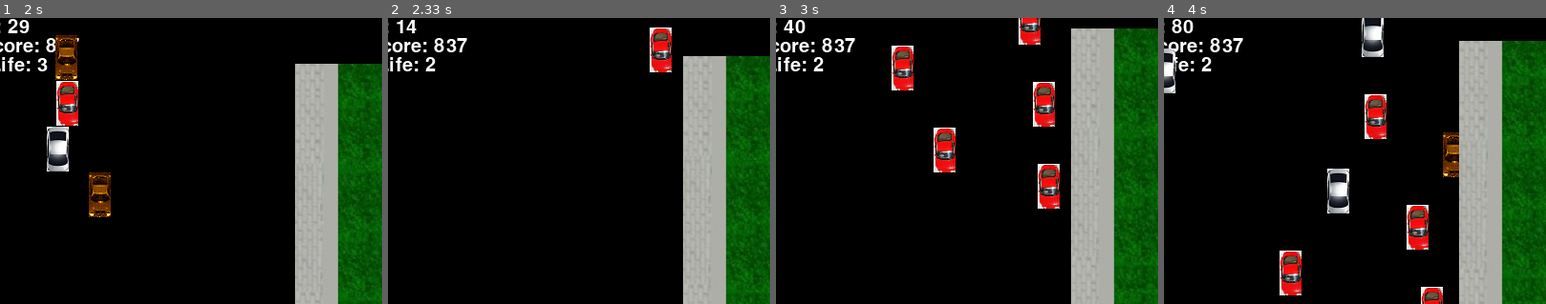
Above: before the commit, frames 1-4 (left to right).
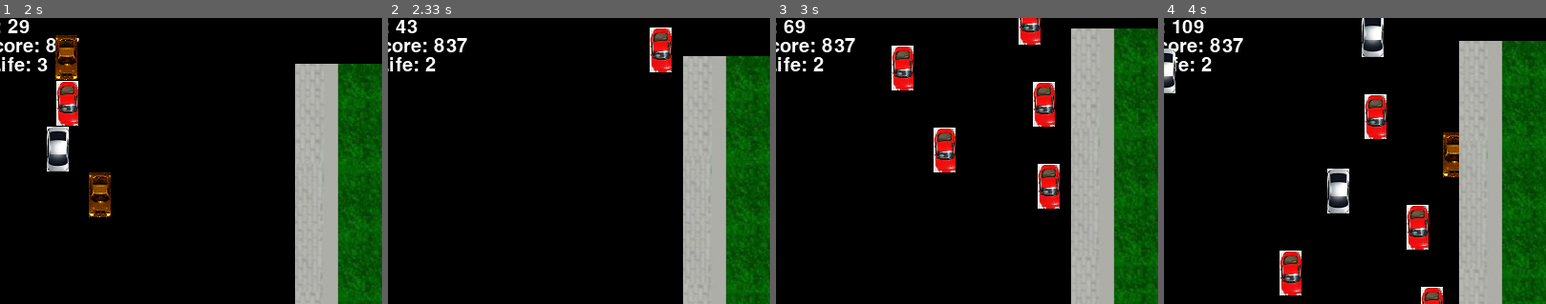
Above: after the commit, the same moments.

Repository: MatheshSuresh/pygame
Game: pygame game, started from Car-race-game-master/game.py
Same seed, same stepped clock (60 frames per second), same inputs: the game is played once before the commit and once after it. The source is Python 2; it was converted automatically to run under Python 3.
Inputs:
- Up to frame 1 (2 s): tap Space at 0.33 s; hold Right 0.67-1.13 s
- Up to frame 2 (2.33 s): hold Left from 2 s (still down); tap Z at 2.07 s; tap X at 2.15 s
- Up to frame 3 (3 s): tap Z at 2.37, 2.63, 2.97 s; release Left at 2.53 s; hold Down 2.57-2.87 s; hold Left from 2.9 s (still down)
- Up to frame 4 (4 s): tap Z at 3.27, 3.4, 3.8 s; release Left at 3.3 s; hold Up 3.33-3.7 s; tap X at 3.48 s; hold Right from 3.73 s (still down)
The pictures show only the part of the screen within x 24-74%, y 0-50%; the shares and areas given below are measured in that part.

Frame 1 is identical in both runs. In frame 2, 0.2% of the frame differs, in the area x 2-8%, y 0-6%; in frame 3, 0.1%; in frame 4, 0.3%, in the area x 2-11%, y 0-6%.

Commit message:
Update game.py

Diff:
--- a/Car-race-game-master/game.py
+++ b/Car-race-game-master/game.py
@@ -84,7 +84,8 @@
 while (count>0):
     # start of the game
     baddies = []
-    score = 0
+    if(count==3):
+	    score=0
     playerRect.topleft = (WINDOWWIDTH / 2, WINDOWHEIGHT - 50)
     moveLeft = moveRight = moveUp = moveDown = False
     reverseCheat = slowCheat = False
@@ -92,6 +93,7 @@
     pygame.mixer.music.play(-1, 0.0)
 
     while True: # the game loop
+
         score += 1 # increase score
 
         for event in pygame.event.get():
@@ -219,6 +221,8 @@
     time.sleep(1)
     if (count==0):
      laugh.play()
+     if(count==3):
+	    score = 0
      drawText('Game over', font, windowSurface, (WINDOWWIDTH / 3), (WINDOWHEIGHT / 3))
      drawText('Press any key to play again.', font, windowSurface, (WINDOWWIDTH / 3) - 80, (WINDOWHEIGHT / 3) + 30)
      pygame.display.update()
